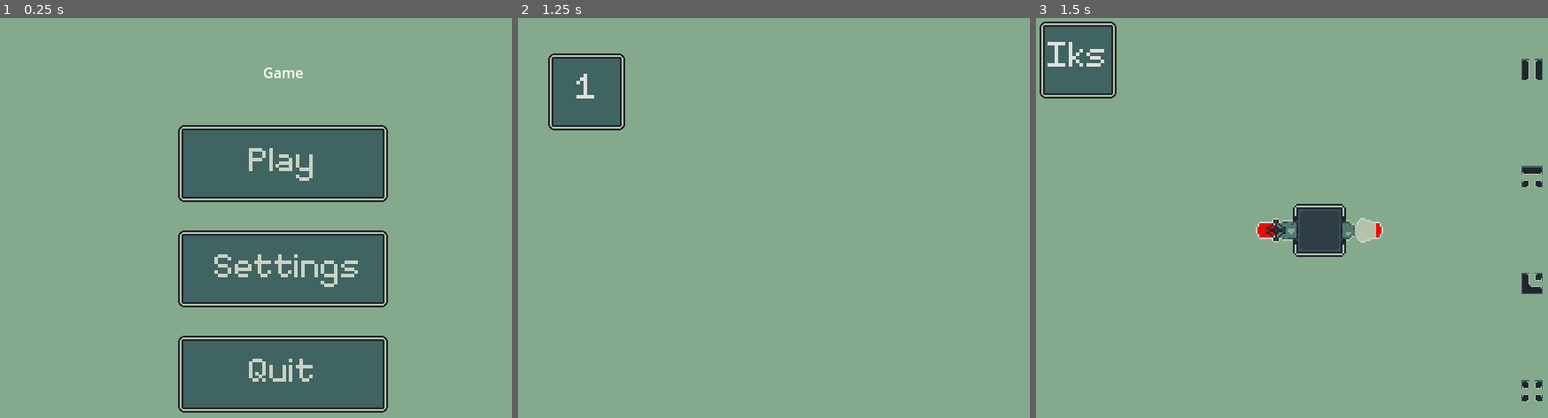
Above: before the commit, frames 1-3 (left to right).
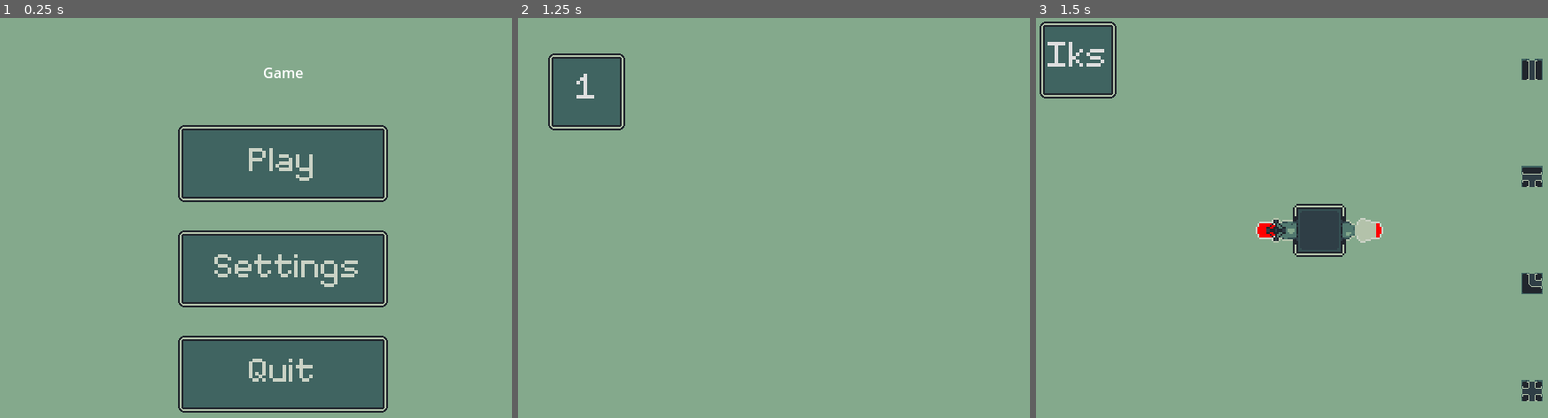
Above: after the commit, the same moments.

Repository: feargrinn/spacejam2024
Game: Godot game, scene res://node_2d.tscn
Two runs of this game, one before a commit and one after it. Both use one fixed random seed, a clock stepped at 60 frames per second and the inputs below.
Inputs (mouse positions are in pixels of both pictures, inside the frame that each line leads up to):
- Up to frame 1 (0.25 s): no input
- Up to frame 2 (1.25 s): click (799, 162) at 0.5 s
- Up to frame 3 (1.5 s): click "1" at 1.25 s

Frames 1-2 are identical in both runs. In frame 3, 0.3% of the frame differs, in the area x 94-99%, y 10-96%.

Commit message:
changed textures to opaque

Diff:
--- a/game.tscn
+++ b/game.tscn
@@ -1,15 +1,15 @@
 [gd_scene load_steps=11 format=3 uid="uid://fhmwenm3h7c7"]
 
 [ext_resource type="Script" path="res://game.gd" id="1_f0dd8"]
-[ext_resource type="Texture2D" uid="uid://oogt24347qv7" path="res://images/bg_640x480.png" id="2_5eohq"]
+[ext_resource type="Texture2D" uid="uid://d0puyi57jqicv" path="res://images/bg_640x480.png" id="2_5eohq"]
 [ext_resource type="Script" path="res://TilePlacing.gd" id="2_l2akx"]
-[ext_resource type="Texture2D" uid="uid://dqrfrhro2hyl3" path="res://images/tile_24x24_I.png" id="2_p8dm2"]
-[ext_resource type="FontFile" uid="uid://vpxsj0e6x6lk" path="res://fonts/menu_font.ttf" id="2_rssi8"]
-[ext_resource type="Texture2D" uid="uid://c3msrgw8yn1n4" path="res://images/menu_button_lvl_empty.png" id="3_eonvc"]
-[ext_resource type="Texture2D" uid="uid://bxgi25iajbbwe" path="res://images/tile_24x24_T.png" id="4_ki1wh"]
-[ext_resource type="Texture2D" uid="uid://c86rrp0hau4hr" path="res://images/menu_button_empty.png" id="5_8wxpr"]
-[ext_resource type="Texture2D" uid="uid://bd60fjkdlw8lc" path="res://images/tile_24x24_L.png" id="5_clsa2"]
-[ext_resource type="Texture2D" uid="uid://cr34yxd7u1h6d" path="res://images/tile_24x24_cross.png" id="6_5nono"]
+[ext_resource type="FontFile" uid="uid://cwftwnqfoddyo" path="res://fonts/menu_font.ttf" id="2_rssi8"]
+[ext_resource type="Texture2D" uid="uid://bumfl8xum30i1" path="res://images/menu_button_lvl_empty.png" id="3_eonvc"]
+[ext_resource type="Texture2D" uid="uid://ccuw7qxn43cr1" path="res://images/menu_button_empty.png" id="5_8wxpr"]
+[ext_resource type="Texture2D" uid="uid://dp8ix3werx7bw" path="res://images/tile_24x24_I_opaque.png" id="6_psk2b"]
+[ext_resource type="Texture2D" uid="uid://3labjwhf3p4x" path="res://images/tile_24x24_T_opaque.png" id="7_ujjlr"]
+[ext_resource type="Texture2D" uid="uid://b1bv5ft6prg6e" path="res://images/tile_24x24_L_opaque.png" id="8_l0vv8"]
+[ext_resource type="Texture2D" uid="uid://c206w8ik4oobi" path="res://images/tile_24x24_cross_opaque.png" id="9_yodhl"]
 
 [node name="Game" type="Node2D"]
 texture_filter = 1
@@ -407,25 +407,25 @@
 [node name="TextureRect" type="TextureRect" parent="TilePicker/VBoxContainer"]
 layout_mode = 2
 size_flags_vertical = 3
-texture = ExtResource("2_p8dm2")
+texture = ExtResource("6_psk2b")
 stretch_mode = 3
 
 [node name="TextureRect2" type="TextureRect" parent="TilePicker/VBoxContainer"]
 layout_mode = 2
 size_flags_vertical = 3
-texture = ExtResource("4_ki1wh")
+texture = ExtResource("7_ujjlr")
 stretch_mode = 3
 
 [node name="TextureRect3" type="TextureRect" parent="TilePicker/VBoxContainer"]
 layout_mode = 2
 size_flags_vertical = 3
-texture = ExtResource("5_clsa2")
+texture = ExtResource("8_l0vv8")
 stretch_mode = 3
 
 [node name="TextureRect4" type="TextureRect" parent="TilePicker/VBoxContainer"]
 layout_mode = 2
 size_flags_vertical = 3
-texture = ExtResource("6_5nono")
+texture = ExtResource("9_yodhl")
 stretch_mode = 3
 
 [node name="VictoryScreen" type="ColorRect" parent="."]
